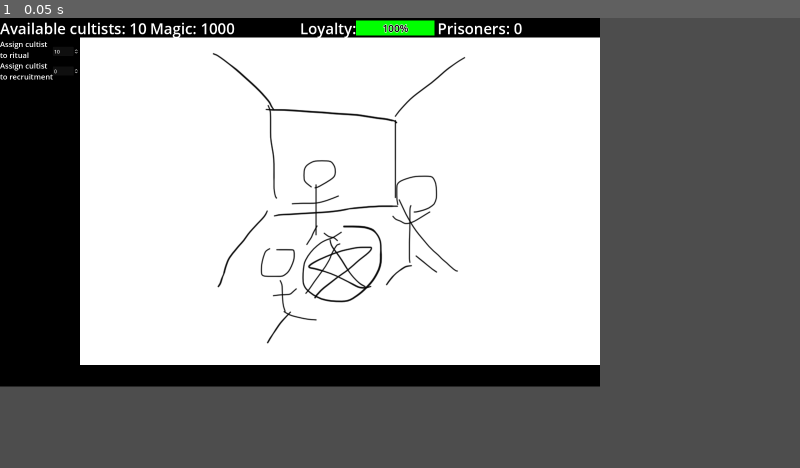
Above: before the commit, frame 1.
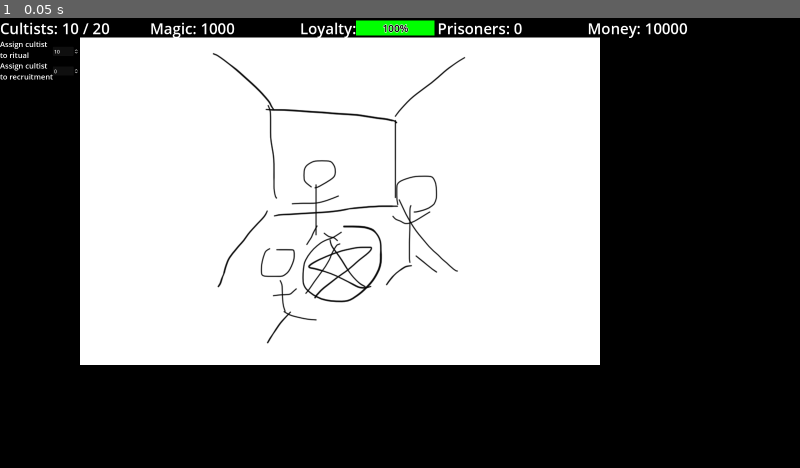
Above: after the commit, the same moment.

Repository: ShroomySquid/Ludum_Dare
Game: Godot game, scene res://node_2d.tscn
The game is run twice, just before and just after one commit, with the same random seed, the same clock (stepped at 60 frames per second) and the same inputs.
Inputs:
- Up to frame 1 (0.05 s): no input

The runs differ from the first frame. In frame 1, 39% of the frame differs, in the area x 0-100%, y 0-100%.

Commit message:
add money counter

Diff:
--- a/ui_prototype/Control.gd
+++ b/ui_prototype/Control.gd
@@ -3,6 +3,7 @@
 var total_cultists = 20
 var magic_count = 1000
 var loyalty_percent = 100
+var money_count = 10000
 var prisoners_count = 0
 var cultists_in_ritual = 10
 var cultists_in_recruitment = 0
@@ -45,7 +46,8 @@
 	if (int(magic_count) == 0):
 		print("Dead you are, try again you must.")
 	available_cultists = total_cultists - cultists_in_ritual - cultists_in_recruitment
-	$cultist_label.text = "Available cultists: " + str(available_cultists)
+	$cultist_label.text = "Cultists: " + str(available_cultists) + " / " + str(total_cultists)
 	$magic_label.text = "Magic: " + str(int(magic_count))
 	$loyalty_bar.value = loyalty_percent
 	$prisoners_label.text = "Prisoners: " + str(prisoners_count)
+	$money_label.text = "Money: " + str(money_count)
--- a/ui_prototype/node_2d.tscn
+++ b/ui_prototype/node_2d.tscn
@@ -9,6 +9,7 @@
 [node name="ParallaxBackground" type="ParallaxBackground" parent="."]
 
 [node name="Sprite2D" type="Sprite2D" parent="ParallaxBackground"]
+scale = Vector2(2, 2)
 texture = ExtResource("1_paqku")
 offset = Vector2(960, 540)
 
--- a/ui_prototype/ui.tscn
+++ b/ui_prototype/ui.tscn
@@ -27,7 +27,7 @@
 layout_mode = 0
 offset_right = 72.0
 offset_bottom = 23.0
-text = "Available cultists:"
+text = "Cultists:"
 label_settings = SubResource("LabelSettings_l3ewh")
 
 [node name="magic_label" type="Label" parent="."]
@@ -70,6 +70,15 @@
 text = "Prisoners:"
 label_settings = SubResource("LabelSettings_l3ewh")
 
+[node name="money_label" type="Label" parent="."]
+clip_contents = true
+layout_mode = 0
+offset_left = 1880.0
+offset_right = 2054.0
+offset_bottom = 67.0
+text = "Money:"
+label_settings = SubResource("LabelSettings_l3ewh")
+
 [node name="Cultist_Send_Label" type="Label" parent="."]
 layout_mode = 0
 offset_top = 67.0
